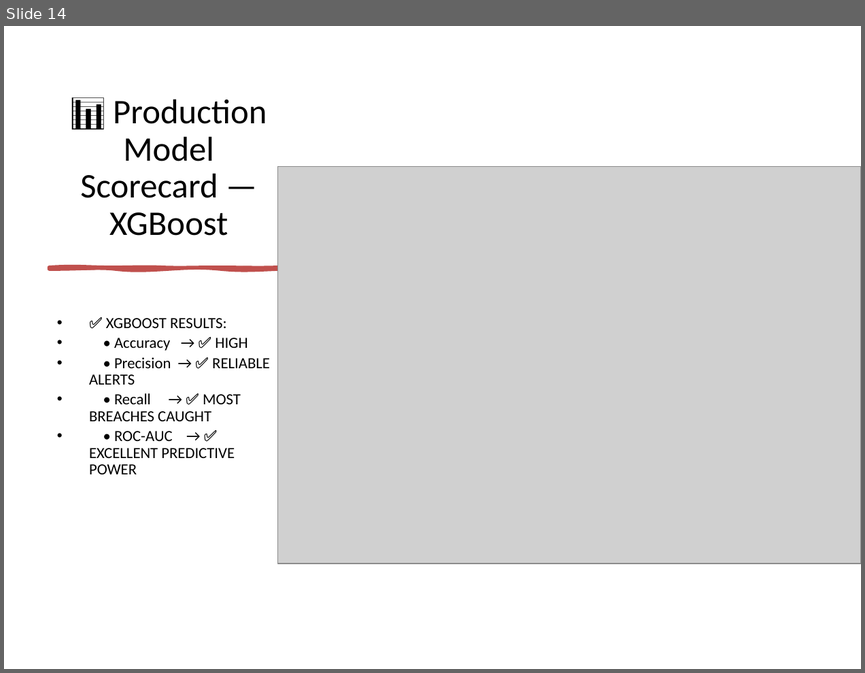
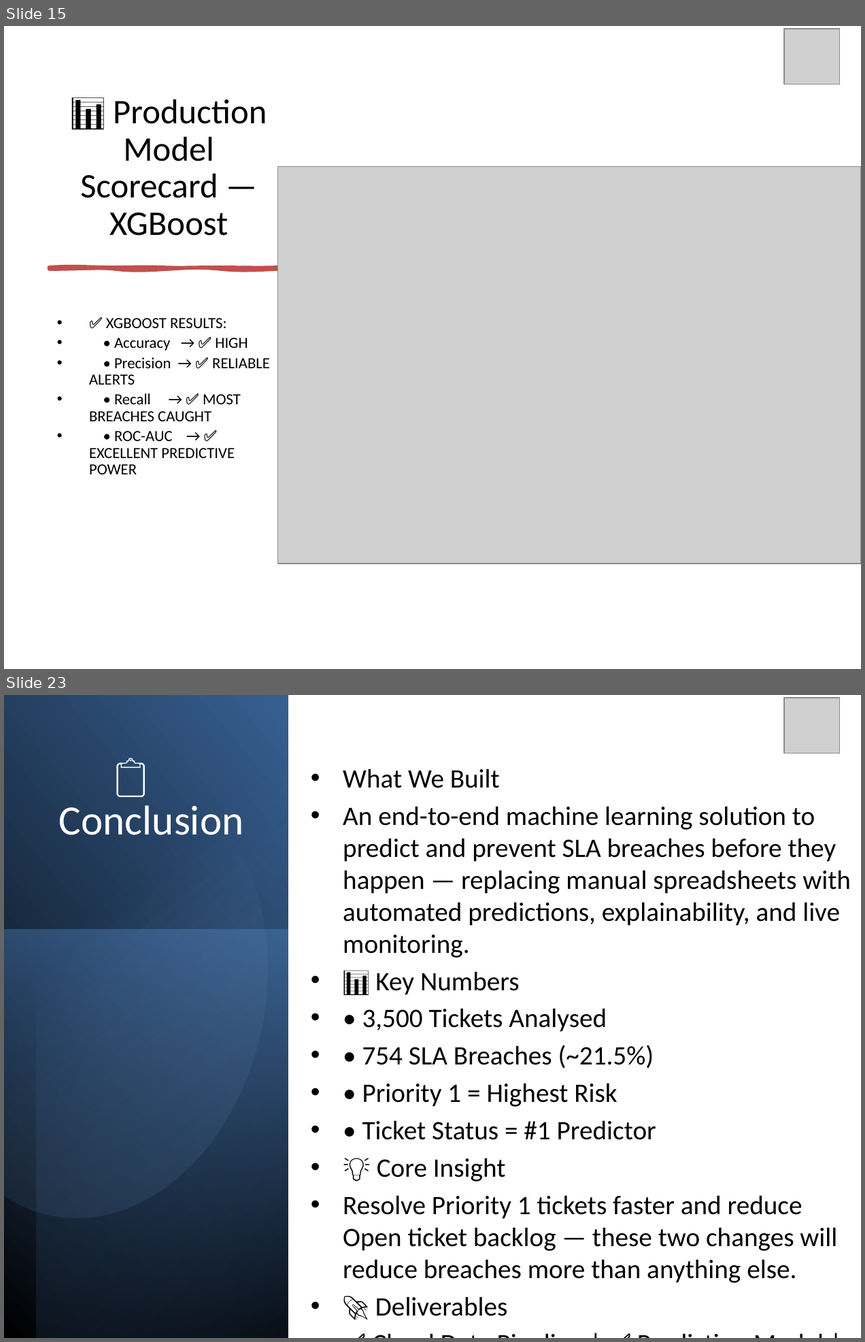
Before and after one commit to onipedesamson/NorthBridge-SLA-Breach-Prediction, a slide deck: NorthBridge_SLA_Presentation.pptx. Shown one above the other, each under a label of ours: slide 14 before the commit, slides 15 and 23 after it; the slides between them are not shown. The pictures are 865x673 and 865x1342 pixels, drawn with LibreOffice and Linux fonts; fonts in the diff are those of the drawing; grey boxes stand for pictures. Boxes give left, top, right and bottom in pixels: in the first picture for what was removed or moved away, otherwise in the second. Text is boxed around its words. In the diff, an @@ line names an element or a change of style, - is before the commit and + after.

```diff
--- a/NorthBridge_SLA_Presentation.pptx
+++ b/NorthBridge_SLA_Presentation.pptx
@@ slide 23 added at bbox=[4, 695, 861, 1338], background #FFFFFF @@
@@ rectangle added at bbox=[5, 695, 288, 1338], fill gradient #000000 to #376092 @@
@@ rectangle added at bbox=[36, 695, 288, 1338], fill gradient #000000 to #4F81BD @@
@@ picture added at bbox=[784, 698, 839, 753] @@
@@ freeform shape added at bbox=[4, 749, 307, 1249], fill gradient #95B3D7 to #376092 @@
@@ text added at bbox=[343, 768, 851, 1316], 22.4 pt, text #000000 @@
+• What We Built
+• An end-to-end machine learning solution to predict and prevent SLA breaches before they happen — replacing manual spreadsheets with automated predictions, explainability, and live monitoring.
+• 📊 Key Numbers
+• • 3,500 Tickets Analysed
+• • 754 SLA Breaches (~21.5%)
+• • Priority 1 = Highest Risk
+• • Ticket Status = #1 Predictor
+• 💡 Core Insight
+• Resolve Priority 1 tickets faster and reduce Open ticket backlog — these two changes will reduce breaches more than anything else.
+• 🚀 Deliverables
+• ✅ Cloud Data Pipeline | ✅ Prediction Model | ✅ Daily Automation | ✅ Explainability Graphs | ✅ Power BI Dashboard
@@ title added at bbox=[59, 805, 244, 835], 35 pt, text #FFFFFF @@
+📋 Conclusion
@@ rectangle added at bbox=[4, 930, 287, 1337], fill gradient #4F81BD to #254061 @@
@@ what was slide 14 is now slide 15 @@
@@ slide 15 changed as well @@
@@ picture added at bbox=[784, 29, 839, 84] @@
```
Also in this commit, not shown: 15 other slides changed, 6 other slides added, 1 slide removed.
